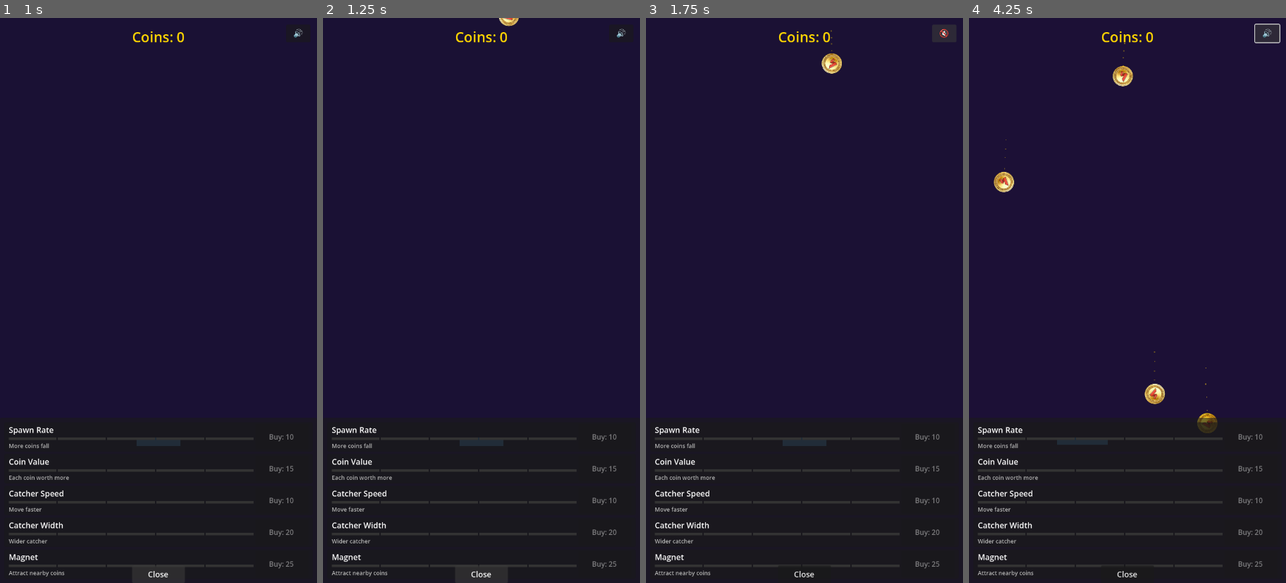
Above: before the commit, frames 1-4 (left to right).
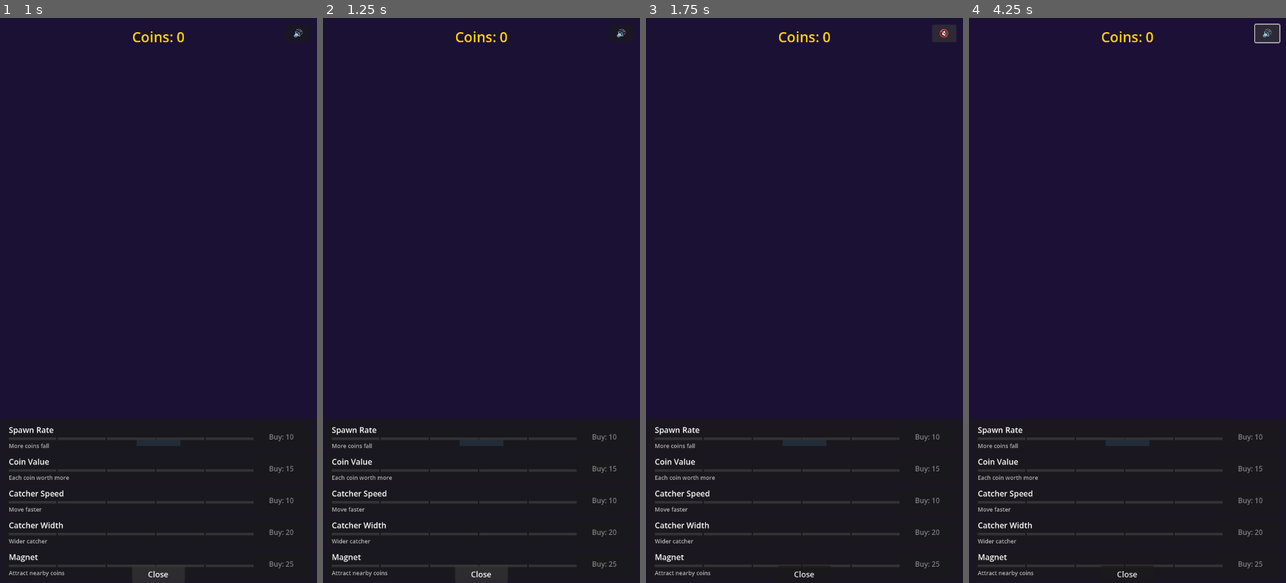
Above: after the commit, the same moments.

Repository: flexion/flexcoins
Game: Godot game, scene res://scenes/main.tscn
Two runs of this game, one before a commit and one after it. Both use one fixed random seed, a clock stepped at 60 frames per second and the inputs below. Sound files missing from this copy of the repository are replaced by a short silence.
Inputs:
- Up to frame 1 (1 s): click "Shop" at 0.5 s
- Up to frame 2 (1.25 s): no input
- Up to frame 3 (1.75 s): click "🔊" at 1.25 s
- Up to frame 4 (4.25 s): click "🔇" at 2 s; hold Right (move_right) 2.78-3.53 s; hold Left (move_left) from 3.53 s (still down)

Frame 1 is identical in both runs. In frame 2, less than 0.1% of the frame differs, in the area x 55-62%, y 0-2%; in frame 3, 0.2%; in frame 4, 1.0%, in the area x 7-79%, y 4-76%.

Commit message:
Implement game pause when shop opens (fixes #3)
Add signal-based pause system that freezes game while shop is open:

- Add shop_opened and shop_closed signals to GameManager
- Emit shop_opened/closed signals from HUD when shop toggles
- Pause coin spawner Timer when shop opens
- Freeze falling coins by disabling process() when shop opens
- Pause catcher movement and disable coin collection when shop opens

When shop is open:
- Coins freeze mid-air (no falling, rotation, or magnet effects)
- No new coins spawn
- Catcher doesn't move or collect coins
- UI remains fully responsive (buttons work, animations play)

When shop closes:
- All systems immediately resume
- Coins continue falling from frozen positions
- Catcher movement and collection work normally

This approach is explicit and flexible compared to get_tree().paused,
allows UI to remain interactive, and follows existing signal patterns
in GameManager.

Co-Authored-By: Claude Haiku 4.5 <noreply@anthropic.com>

Diff:
--- a/project.godot
+++ b/project.godot
@@ -46,5 +46,5 @@
 
 [rendering]
 
+rendering_device/driver.windows="d3d12"
 textures/vram_compression/import_etc2_astc=true
-rendering_device/driver.windows="d3d12"
--- a/scripts/catcher.gd
+++ b/scripts/catcher.gd
@@ -16,6 +16,7 @@
 var _stripe: ColorRect
 var _catcher_tier: int = -1
 var _rainbow_time: float = 0.0
+var _game_paused: bool = false
 
 @onready var color_rect: ColorRect = $ColorRect
 @onready var collision_shape: CollisionShape2D = $CollisionShape2D
@@ -32,9 +33,13 @@
 	_setup_combo_label()
 	GameManager.coin_missed.connect(_on_coin_missed)
 	GameManager.bomb_hit.connect(_on_bomb_hit)
+	GameManager.shop_opened.connect(_on_shop_opened)
+	GameManager.shop_closed.connect(_on_shop_closed)
 
 
 func _process(delta: float) -> void:
+	if _game_paused:
+		return
 	var direction := Input.get_axis("move_left", "move_right")
 	position.x += direction * speed * delta
 	var half_width := GameManager.get_catcher_width() / 2.0
@@ -242,4 +247,14 @@
 	_trail_particles.scale_amount_min = 2.0
 	_trail_particles.scale_amount_max = 4.0
 	_trail_particles.color = Color(0.4, 0.65, 1.0, 0.4)
+
+
+func _on_shop_opened() -> void:
+	_game_paused = true
+	monitoring = false
+
+
+func _on_shop_closed() -> void:
+	_game_paused = false
+	monitoring = true
 	add_child(_trail_particles)
--- a/scripts/coin.gd
+++ b/scripts/coin.gd
@@ -34,6 +34,8 @@
 
 	_add_glow()
 	_add_trail()
+	GameManager.shop_opened.connect(func(): set_process(false))
+	GameManager.shop_closed.connect(func(): set_process(true))
 
 
 func _process(delta: float) -> void:
--- a/scripts/coin_spawner.gd
+++ b/scripts/coin_spawner.gd
@@ -13,6 +13,8 @@
 	GameManager.upgrade_purchased.connect(_on_upgrade_purchased)
 	GameManager.frenzy_started.connect(_on_frenzy_started)
 	GameManager.frenzy_ended.connect(_on_frenzy_ended)
+	GameManager.shop_opened.connect(_on_shop_opened)
+	GameManager.shop_closed.connect(_on_shop_closed)
 
 
 func _on_upgrade_purchased(upgrade_id: String) -> void:
@@ -47,3 +49,11 @@
 		coin.coin_type = coin.CoinType.GOLD
 
 	get_parent().add_child(coin)
+
+
+func _on_shop_opened() -> void:
+	$Timer.paused = true
+
+
+func _on_shop_closed() -> void:
+	$Timer.paused = false
--- a/scripts/game_manager.gd
+++ b/scripts/game_manager.gd
@@ -9,6 +9,8 @@
 signal frenzy_ended
 signal bomb_hit
 signal ascended(count: int)
+signal shop_opened
+signal shop_closed
 
 const SAVE_PATH: String = "user://save.json"
 const MAX_OFFLINE_SECONDS: float = 28800.0  # 8 hours
--- a/scripts/hud.gd
+++ b/scripts/hud.gd
@@ -67,6 +67,10 @@
 		return
 	_shop_open = not _shop_open
 	shop_toggle.text = "Close" if _shop_open else "Shop"
+	if _shop_open:
+		GameManager.shop_opened.emit()
+	else:
+		GameManager.shop_closed.emit()
 	_shop_tween = create_tween().set_ease(Tween.EASE_OUT).set_trans(Tween.TRANS_BACK)
 	if _shop_open:
 		upgrade_panel.visible = true
